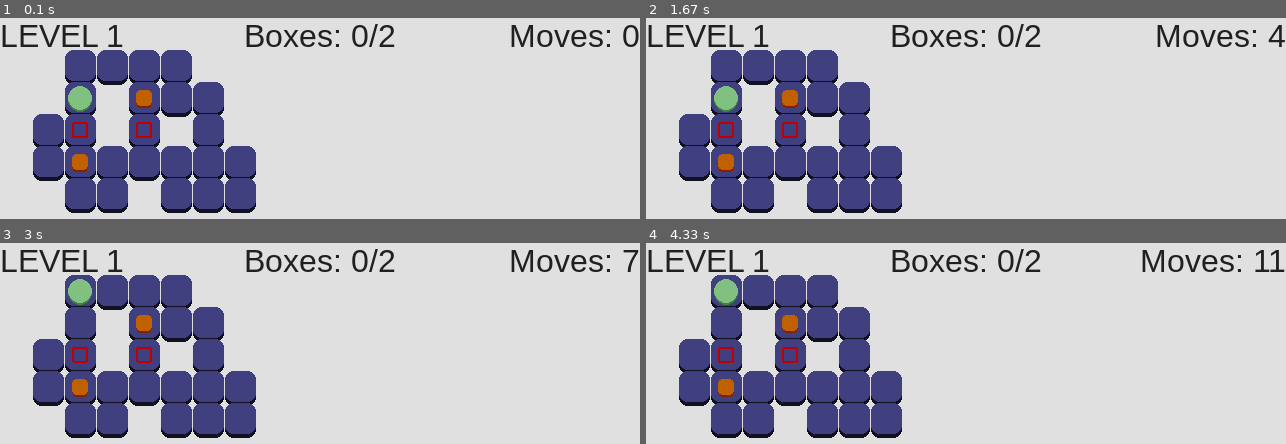
Above: before the commit, frames 1-4 (two rows, left to right).
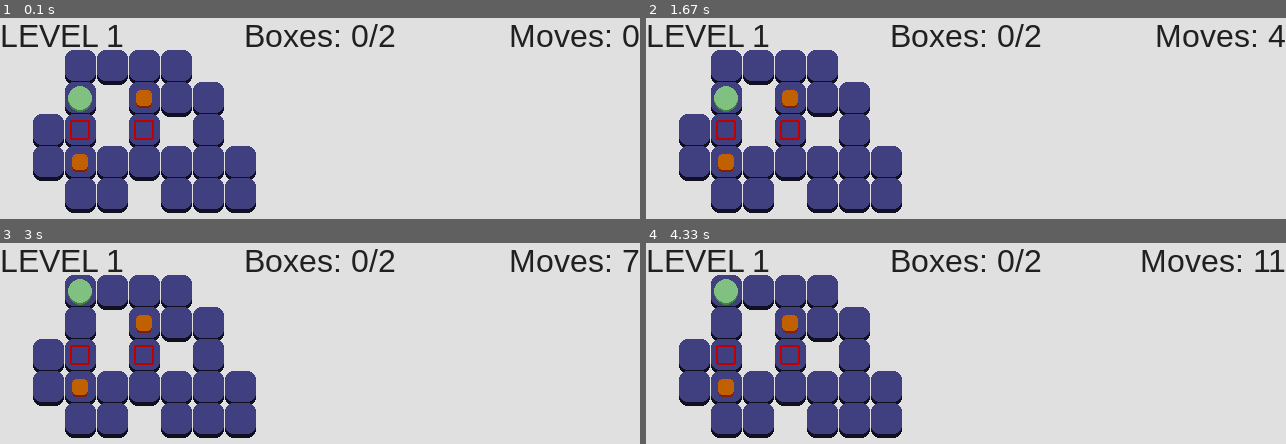
Above: after the commit, the same moments.

Repository: JasonNumberThirteen/pygameSokoban
Game: pygame game, started from sokoban.py
Two runs of this game, one before a commit and one after it. Both use one fixed random seed, a clock stepped at 60 frames per second and the inputs below.
Inputs:
- Up to frame 1 (0.1 s): no input
- Up to frame 2 (1.67 s): hold W 0.33-0.8 s; hold S 0.83-1.13 s; hold W 1.17-1.53 s; hold S from 1.57 s (still down)
- Up to frame 3 (3 s): release S at 1.93 s; hold W 1.97-2.27 s; hold S 2.3-2.6 s; hold W from 2.63 s (still down)
- Up to frame 4 (4.33 s): release W at 3 s; hold S 3.03-3.4 s; hold W 3.43-3.73 s; hold S 3.77-4.07 s; hold W from 4.1 s (still down)

The runs differ from the first frame. In frame 1, 0.4% of the frame differs, in the area x 10-25%, y 50-61%; in frame 2, 0.4%; in frame 3, 0.4%; in frame 4, 0.4%.

Commit message:
Increase size of the box slot rectangle

Diff:
--- a/constants.py
+++ b/constants.py
@@ -10,8 +10,8 @@
 TILE_OFFSET = 1
 
 BOX_SLOT_COLOR = (192, 0, 0)
-BOX_SLOT_WIDTH = 16
-BOX_SLOT_HEIGHT = 16
+BOX_SLOT_WIDTH = 20
+BOX_SLOT_HEIGHT = 20
 BOX_SLOT_BORDER_RADIUS = 2
 BOX_SLOT_FRAME_WIDTH = 2
 
